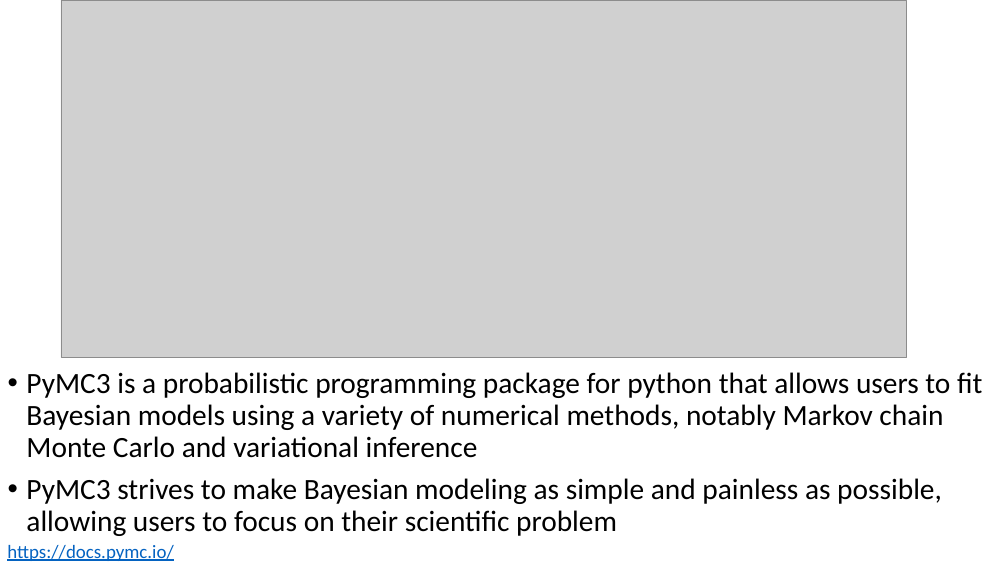
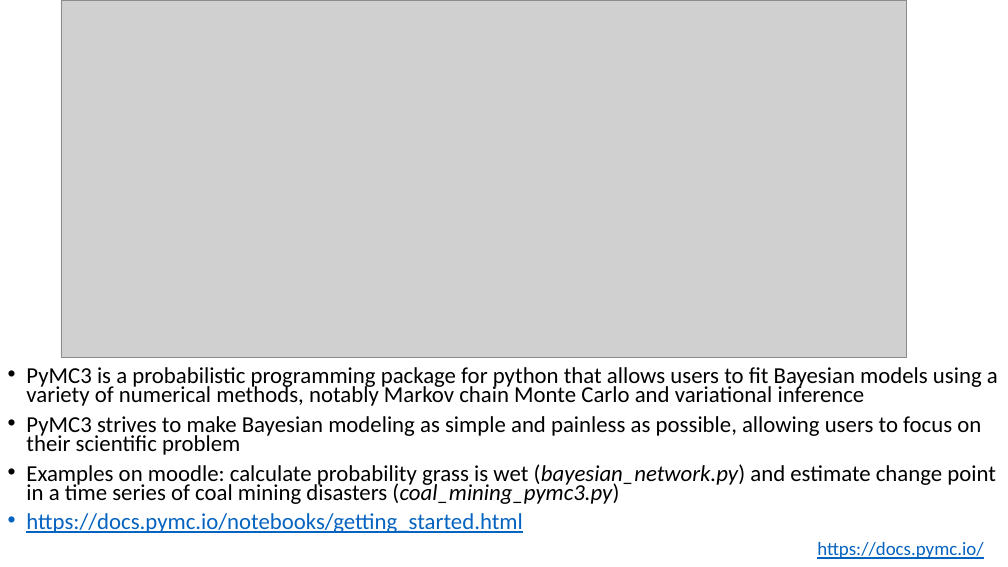
Before and after one commit to russellu/cs405, a slide deck: slide 11 of Lecture_28.pptx (slide 12 before the commit). Drawn at 1008x567 pixels with LibreOffice and Linux fonts; fonts in the diff are those of the drawing; grey boxes stand for pictures. Boxes give left, top, right and bottom in pixels: in the first picture for what was removed or moved away, otherwise in the second. Text is boxed around its words. In the diff, an @@ line names an element or a change of style, - is before the commit and + after.

```diff
--- a/Lecture_28.pptx
+++ b/Lecture_28.pptx
@@ text at (26,367,998,455): size 28 to 21.7 pt in "PyMC3 is a probabilistic programming package for ...", "PyMC3 strives to make Bayesian modeling as ..."; line spacing 0.9 to 0.7 @@
@@ text at (26,464,996,533): paragraphs added @@
+• Examples on moodle: calculate probability grass is wet (bayesian_network.py) and estimate change point in a time series of coal mining disasters (coal_mining_pymc3.py)
+• https://docs.pymc.io/notebooks/getting_started.html
@@ text "https://docs.pymc.io/": place and size @@
-text "https://docs.pymc.io/" at (7,545,173,561)
+text "https://docs.pymc.io/" at (817,542,983,559)
```
Also in this commit, not shown: 6 other slides changed, 1 slide removed, 1 other file.
